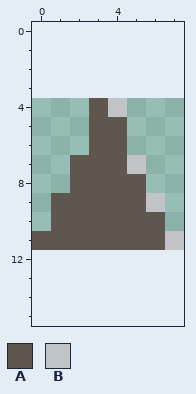
Pixel-art file -- gameart/spine.aseprite. The picture above is the old version.
8x8 pixels, 1 frame. The old version is drawn lined up with the new one, on the new canvas.
Palette (. is transparent): A #5f574f  B #c2c3c7
Pixels before, first column x 0:
 4 ...AB...
 5 ...AA...
 6 ...AA...
 7 ..AAAB..
 8 ..AAAA..
 9 .AAAAAB.
10 .AAAAAA.
11 AAAAAAAB
Once edited:
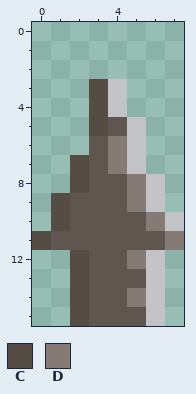
Colours new in this view: C #554d43  D #867b74
Edits made:
canvas 8x8 -> 8x16, the old top-left corner now at 0,4
Changed rows in their new state; - is an unchanged pixel.
first column x 0:
 3 ---CB---
 4 ---C----
 5 ---C-B--
 6 ----DB--
 7 --C-D---
 8 --C--DB-
 9 -C---D--
10 -C----DB
11 C------D
12 --CAADB-
13 --CAAAB-
14 --CAADB-
15 --CAAAB-
Boxes around the changes in both pictures, in picture pixels (x1, y1, x2, y2):
changed: (32, 79, 184, 326)
